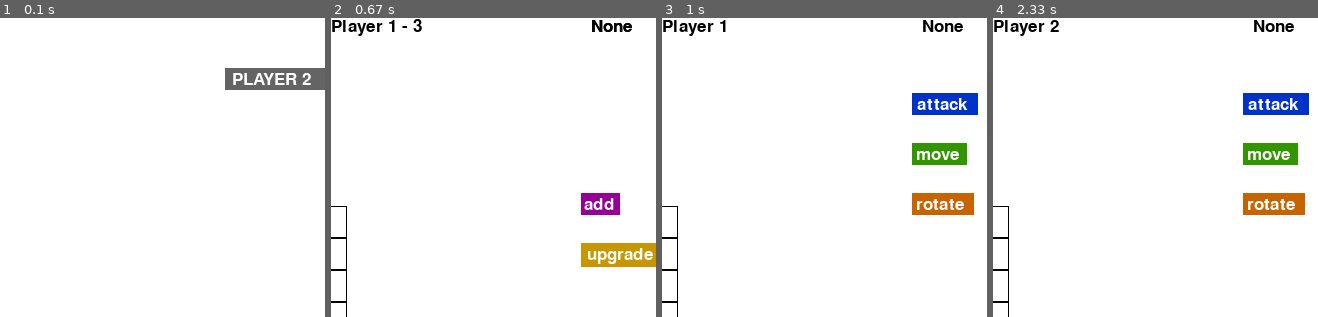
Above: before the commit, frames 1-4 (left to right).
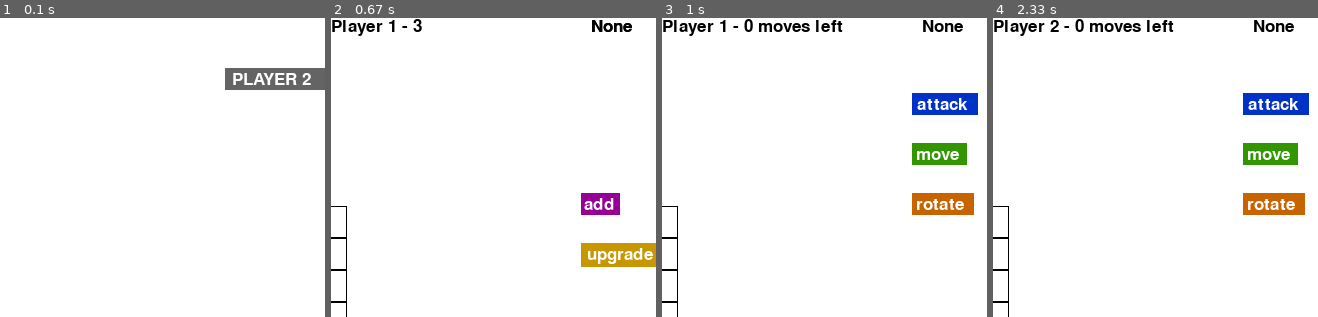
Above: after the commit, the same moments.

Repository: hornsbym/WarGame
Game: pygame game, started from Game.py
Same seed, same stepped clock (60 frames per second), same inputs: the game is played once before the commit and once after it.
Inputs (mouse positions are % of the whole screen's width and height, from its top left):
- Up to frame 1 (0.1 s): no input
- Up to frame 2 (0.67 s): click "1x7" at 0.38 s
- Up to frame 3 (1 s): click "start" at 0.73 s
- Up to frame 4 (2.33 s): click (50, 57) at 1.07 s; click (60, 72) at 1.4 s; click (65, 15) at 1.73 s; click (24, 13) at 2.07 s
The pictures show only the part of the screen within x 50-100%, y 0-50%; the shares and areas given below are measured in that part.

Frames 1-2 are identical in both runs. In frame 3, 0.6% of the frame differs, in the area x 21-56%, y 0-5%; in frame 4, 0.6%.

Commit message:
Added remaining moves to dashboard.

Diff:
--- a/Game.py
+++ b/Game.py
@@ -24,8 +24,6 @@
     font = pg.font.SysFont(None, 25)
     text = font.render(string, True, (0,0,0))
     display.blit(text, tup)
-
-
 
 def setupStage():
     """Determines dimensions of the game board, players' names, and eventually the player's army.
@@ -228,9 +226,6 @@
                 currentPlayer = p1
             switchPlayer = False
 
-
-
-
         displayText(str(currentPlayer.getName())+" - "+str(currentPlayer.getTokens()),(displayWidth//2,0))
 
         displayText("New: "+str(newTroop), (0,displayHeight-50))
@@ -357,7 +352,7 @@
         p2.killTroops()
 
         # Display game data. Testing purposes only.
-        displayText(str(currentPlayer.getName()),(displayWidth//2,0))
+        displayText(str(currentPlayer.getName())+" - "+str(currentPlayer.getMoves())+ " moves left",(displayWidth//2,0))
 
         displayText(str(pg.mouse.get_pos()), (0,0))
         displayText(str(square), (displayWidth*.9,0))
